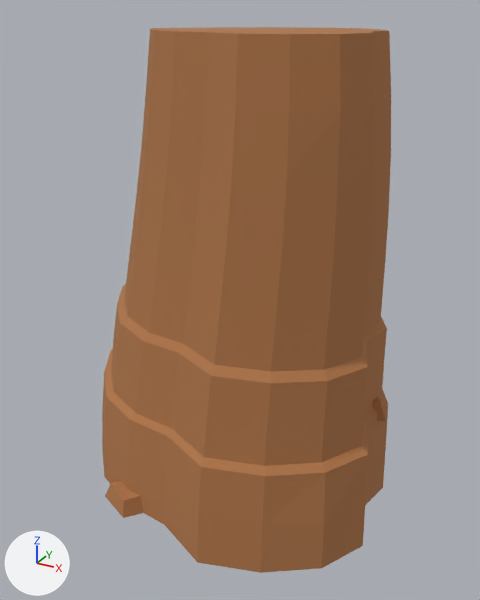
A saved change to the FBX model RawAssets/Canyon/FBX/SM_CinderCanyon_Rock_E_LOD1.fbx.
The view is the same before and after, from a camera (50 mm lens) standing at (0.885, -1.553, 1.368) and looking at (0.037, -0.011, 0.597). Lighting does not change. The marker at lower left points along +X, +Y and +Z. The first picture is the older version. Where no turn or scale is listed for an object, it has been applied to the vertices.

In view in the first picture: 'SM_CinderCanyon_Rock_E_LOD1'.
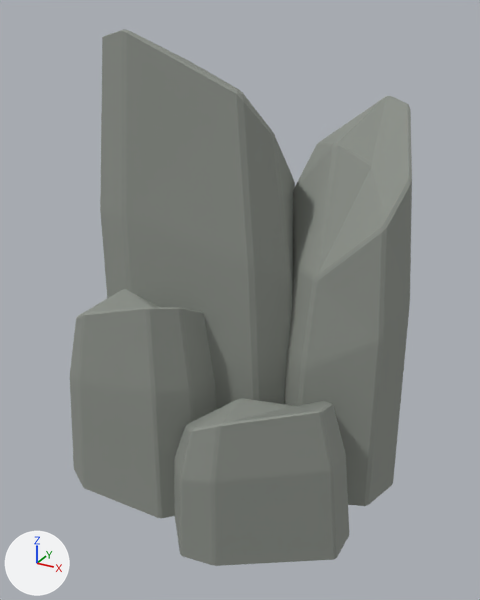
The edits, one by one:
Material 'M_CinderCanyonRock' (mat_m_cindercanyonrock) changes colour from brown #af7648 to grey #8e938b; in linear values from (0.43, 0.18, 0.065) to (0.27, 0.29, 0.26).
me_sm_cindercanyon_rock_e_lod1_mesh_001 is used by ob_sm_cindercanyon_rock_e_lod1; location (0.0, 0.0, 0.0).
me_sm_cindercanyon_rock_e_lod1_mesh_001 had 310 vertices, 588 faces and spanned x -0.5..0.5, y -0.42..0.42, z 0.0..1.32.
me_sm_cindercanyon_rock_e_lod1_mesh_001 now has 490 vertices, 960 faces and spans x -0.5..0.5, y -0.42..0.42, z 0.0..1.32.
me_sm_cindercanyon_rock_e_lod1_mesh_001 part 1: the loose piece of 254 vertices spanning x -0.5..0.5, y -0.42..0.42, z 0.005..1.32 is rebuilt with 98 vertices and now spans x -0.377..0.234, y -0.187..0.365, z 0.0..1.32.
me_sm_cindercanyon_rock_e_lod1_mesh_001 part 2: a new loose piece of 98 vertices spanning x 0.049..0.5, y -0.095..0.389, z 0.018..1.144, in mat_m_cindercanyonrock (grey #8e938b).
me_sm_cindercanyon_rock_e_lod1_mesh_001 part 3: a new loose piece of 98 vertices spanning x -0.436..0.042, y -0.333..-0.008, z 0.0..0.662, in mat_m_cindercanyonrock (grey #8e938b).
me_sm_cindercanyon_rock_e_lod1_mesh_001 part 4: a new loose piece of 98 vertices spanning x -0.03..0.453, y -0.42..0.019, z 0.0..0.462, in mat_m_cindercanyonrock (grey #8e938b).
me_sm_cindercanyon_rock_e_lod1_mesh_001 part 5: 7 loose pieces with 56 vertices, spanning x -0.428..0.474, y -0.379..0.322, z 0.0..0.587, are deleted.
Other edits to the shape of me_sm_cindercanyon_rock_e_lod1_mesh_001 do not show in these pictures.

Pixel boxes [x1, y1, x2, y2] of what changed, in the pictures (480 x 600 px):
'SM_CinderCanyon_Rock_E_LOD1', recoloured, reshaped (18% wider): before [102, 27, 391, 573]; after [70, 29, 412, 566]
part 1 of me_sm_cindercanyon_rock_e_lod1_mesh_001, rebuilt: before [102, 27, 391, 573]; after [100, 29, 295, 410]
part 2 of me_sm_cindercanyon_rock_e_lod1_mesh_001, added: after [284, 96, 412, 506]
part 3 of me_sm_cindercanyon_rock_e_lod1_mesh_001, added: after [70, 289, 216, 518]
part 4 of me_sm_cindercanyon_rock_e_lod1_mesh_001, added: after [174, 398, 349, 566]
part 5 of me_sm_cindercanyon_rock_e_lod1_mesh_001, deleted (mostly hidden): before [105, 397, 386, 518]
